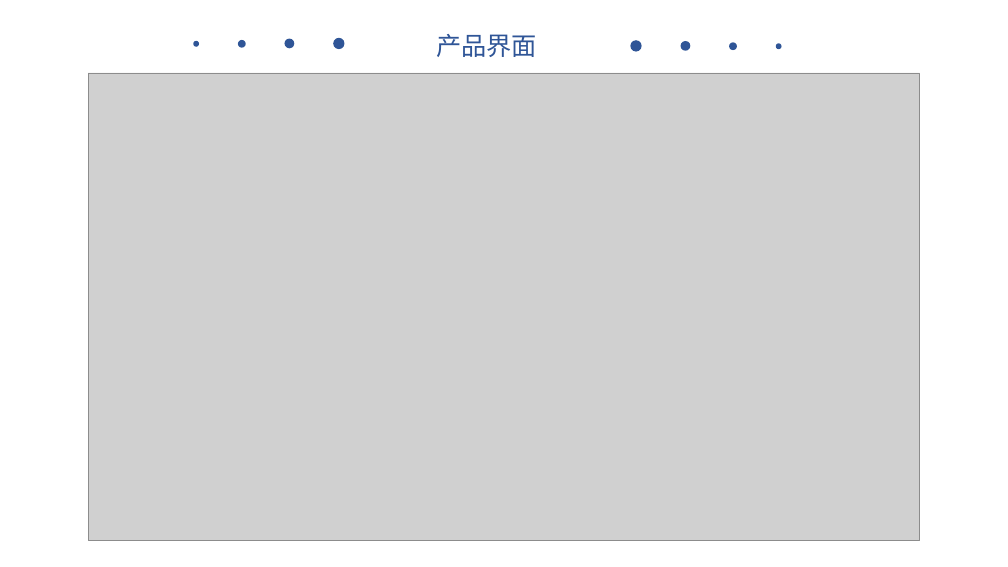
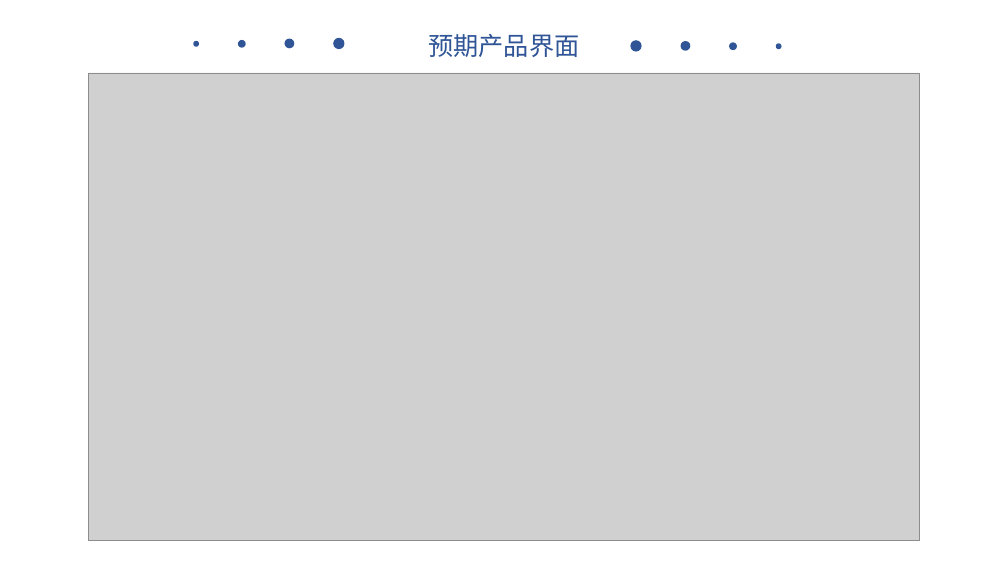
Before and after one commit to avgstuBoboge/SE2020-document, a slide deck: slide 6 of ppt/SE2020-G16-项目介绍.ppt. Drawn at 1008x567 pixels with LibreOffice and Linux fonts; fonts in the diff are those of the drawing; grey boxes stand for pictures; background and template pictures are left out. Boxes give left, top, right and bottom in pixels: in the first picture for what was removed or moved away, otherwise in the second. Text is boxed around its words. In the diff, an @@ line names an element or a change of style, - is before the commit and + after.

```diff
--- a/ppt/SE2020-G16-项目介绍.ppt
+++ b/ppt/SE2020-G16-项目介绍.ppt
@@ text at <box>428,34,579,57</box>: text changed @@
-产品界面
+预期产品界面
```
Also in this commit, not shown: 5 other slides changed, 3 slides added, 5 other files.
